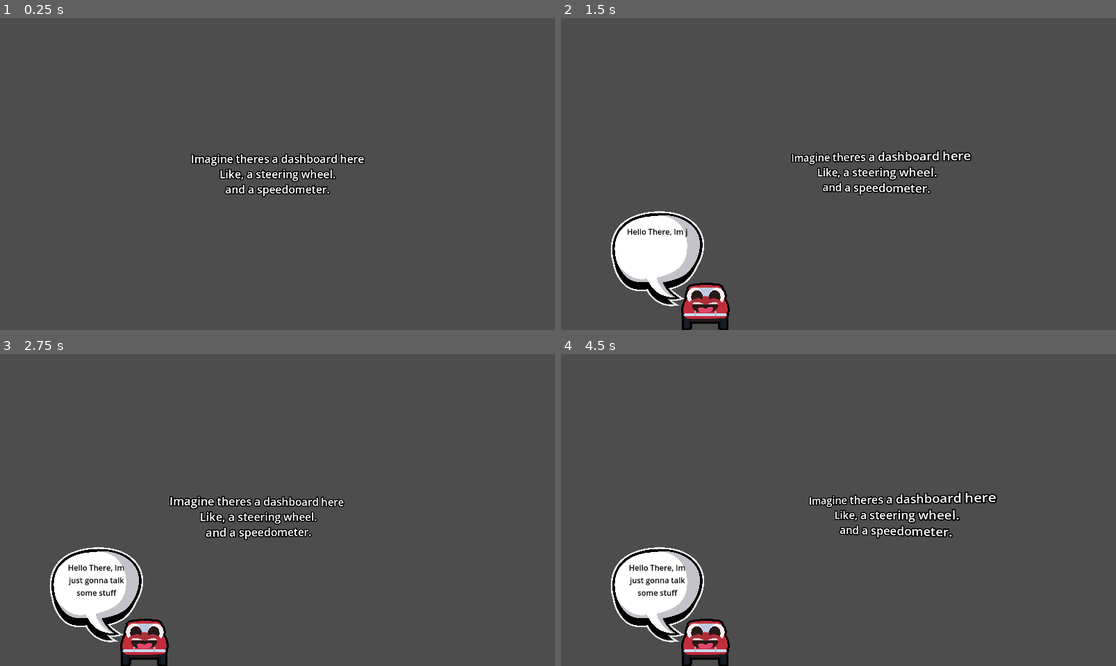
Above: before the commit, frames 1-4 (two rows, left to right).
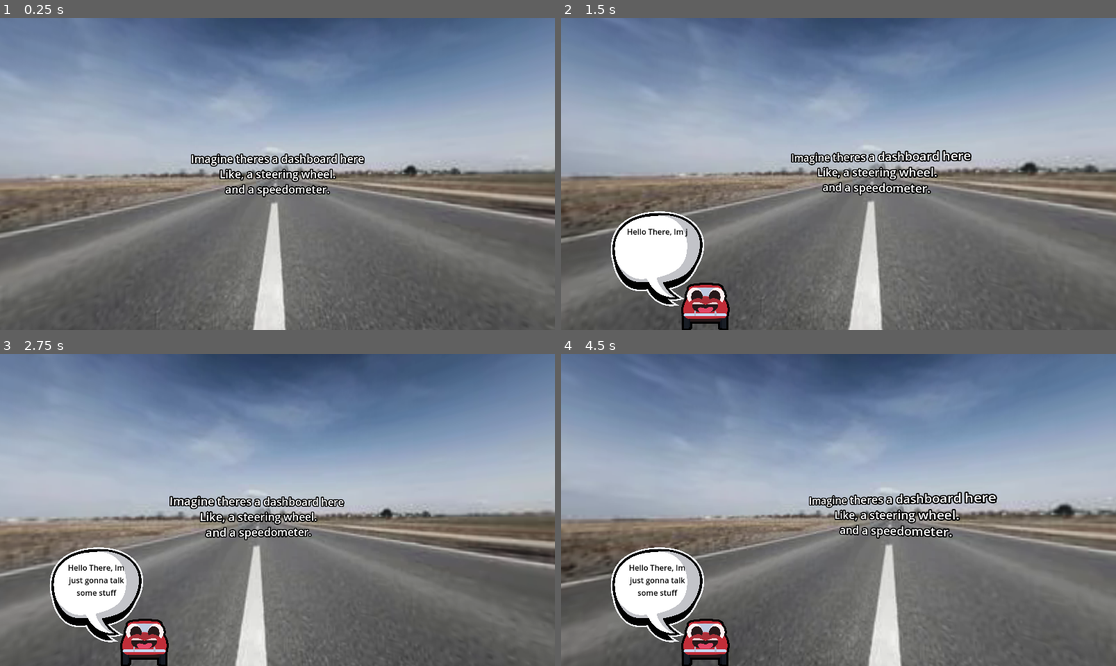
Above: after the commit, the same moments.

Repository: HackHajs/CarHaj
Game: Godot game, scene res://Level.tscn
Two runs of this game, one before a commit and one after it. Both use one fixed random seed, a clock stepped at 60 frames per second and the inputs below. The project has no main scene, so this scene is started directly.
Inputs (mouse positions are in pixels of both pictures, inside the frame that each line leads up to):
- Up to frame 1 (0.25 s): no input
- Up to frame 2 (1.5 s): move the mouse to (866, 174) at 0.52 s; hold W (forward) from 0.53 s (still down); move the mouse to (810, 174) at 1.27 s
- Up to frame 3 (2.75 s): keep holding W (forward); move the mouse to (288, 503) at 2.02 s
- Up to frame 4 (4.5 s): keep holding W (forward); tap Enter at 2.75, 4.25 s; move the mouse to (832, 516) at 2.77 s; tap Space at 3.5 s; move the mouse to (877, 513) at 3.52 s; move the mouse to (794, 506) at 4.27 s

The runs differ from the first frame. In frame 1, 75% of the frame differs, in the area x 0-100%, y 0-100%; in frame 2, 73%; in frame 3, 74%; in frame 4, 76%.

Commit message:
fixed cupri + gemini

Diff:
--- a/Cupri.tscn
+++ b/Cupri.tscn
@@ -1,8 +1,9 @@
-[gd_scene load_steps=4 format=3 uid="uid://hben4gmja5gx"]
+[gd_scene load_steps=5 format=3 uid="uid://hben4gmja5gx"]
 
 [ext_resource type="Script" uid="uid://doq4v110lfcnt" path="res://Cupri.gd" id="1_kwgrg"]
 [ext_resource type="Texture2D" uid="uid://u427r1wgyopd" path="res://Resources/cupri.svg" id="1_u38vs"]
 [ext_resource type="Texture2D" uid="uid://ctj5gvfkiytfn" path="res://Resources/bubble.png" id="2_htb5f"]
+[ext_resource type="Script" uid="uid://h5254l27i8ii" path="res://Scripts/Gemini/encouragement.gd" id="4_5iaxr"]
 
 [node name="Cupri" type="Control"]
 layout_mode = 3
@@ -57,3 +58,6 @@
 theme_override_colors/font_color = Color(0, 0, 0, 1)
 horizontal_alignment = 1
 autowrap_mode = 3
+
+[node name="HTTPRequest" type="HTTPRequest" parent="."]
+script = ExtResource("4_5iaxr")
--- a/Level.tscn
+++ b/Level.tscn
@@ -35,7 +35,6 @@
 grow_vertical = 2
 
 [node name="TotallyASkyBox" type="MeshInstance3D" parent="."]
-visible = false
 mesh = SubResource("SphereMesh_m3clv")
 
 [node name="OmniLight3D" type="OmniLight3D" parent="TotallyASkyBox"]
